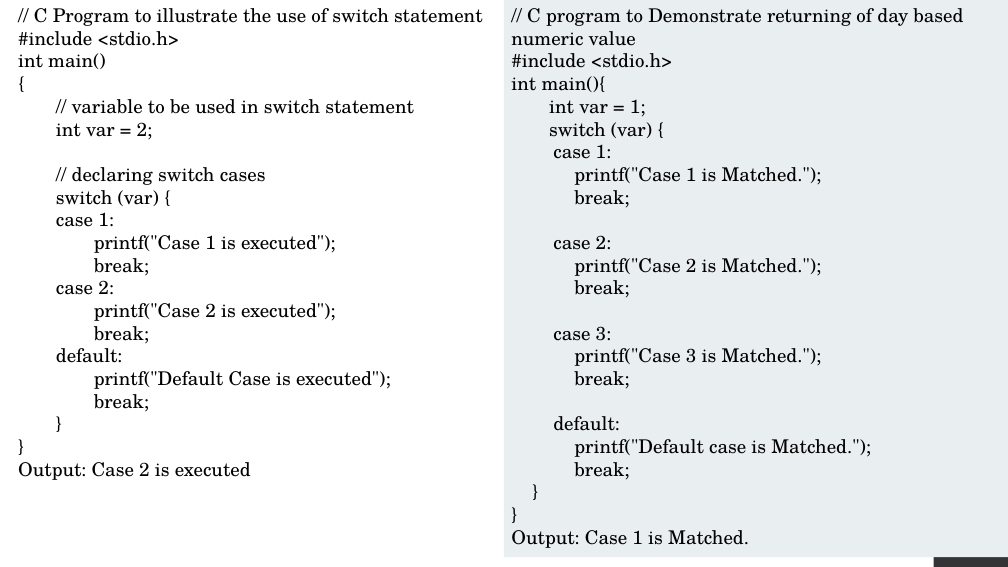
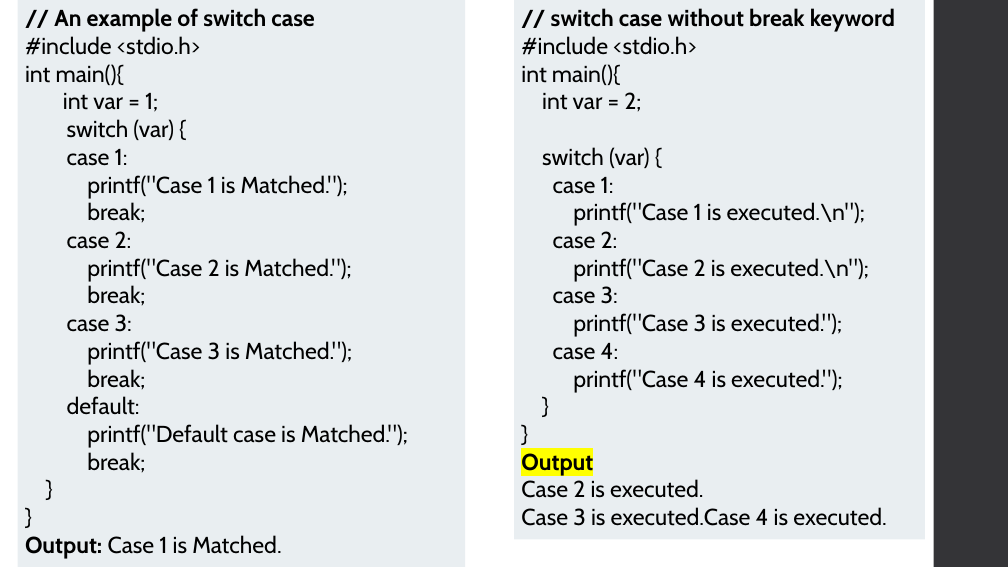
Before and after one commit to Raajokiaa-Ritu/03_Course___Structural-Programming-Language-C, a slide deck: slide 21 of 6. C Control Statements Decision-Making.pptx (slide 26 before the commit). Drawn at 1008x567 pixels with LibreOffice and Linux fonts; fonts in the diff are those of the drawing. Boxes give left, top, right and bottom in pixels: in the first picture for what was removed or moved away, otherwise in the second. Text is boxed around its words. In the diff, an @@ line names an element or a change of style, - is before the commit and + after.

```diff
--- a/6. C Control Statements Decision-Making.pptx
+++ b/6. C Control Statements Decision-Making.pptx
@@ rectangle "// An example of switch ..." resized from (x1=504, y1=0, x2=1008, y2=557) to (x1=17, y1=0, x2=465, y2=567) @@
@@ text removed at (x1=18, y1=8, x2=483, y2=480) @@
-// C Program to illustrate the use of switch statement
-#include <stdio.h>
-int main()
-{
-// variable to be used in switch statement
-int var = 2;
-// declaring switch cases
-switch (var) {
-case 1:
-printf("Case 1 is executed");
-break;
-case 2:
-printf("Case 2 is executed");
-break;
-default:
-printf("Default Case is executed");
-break;
-}
-}
-Output: Case 2 is executed
@@ text in rectangle at (x1=54, y1=8, x2=314, y2=32): text changed; size 18 to 22 pt; font TeX Gyre Schola to Cabin; bold on @@
-// C program to Demonstrate returning of day based numeric value
+// An example of switch case
@@ rectangle added at (x1=514, y1=0, x2=925, y2=540), fill #E9EEF1, 22 pt, text #000000 @@
+// switch case without break keyword
+#include <stdio.h>
+int main(){
+int var = 2;
+switch (var) {
+case 1:
+printf("Case 1 is executed.\n");
+case 2:
+printf("Case 2 is executed.\n");
+case 3:
+printf("Case 3 is executed.");
+case 4:
+printf("Case 4 is executed.");
+}
+}
+Output
+Case 2 is executed.
+Case 3 is executed.Case 4 is executed.
@@ text in rectangle at (x1=25, y1=36, x2=408, y2=559): size 18 to 22 pt, font TeX Gyre Schola to Cabin; bold on in "Output:" @@
```
Also in this commit, not shown: 22 other slides changed, 35 slides added, 16 slides removed.
